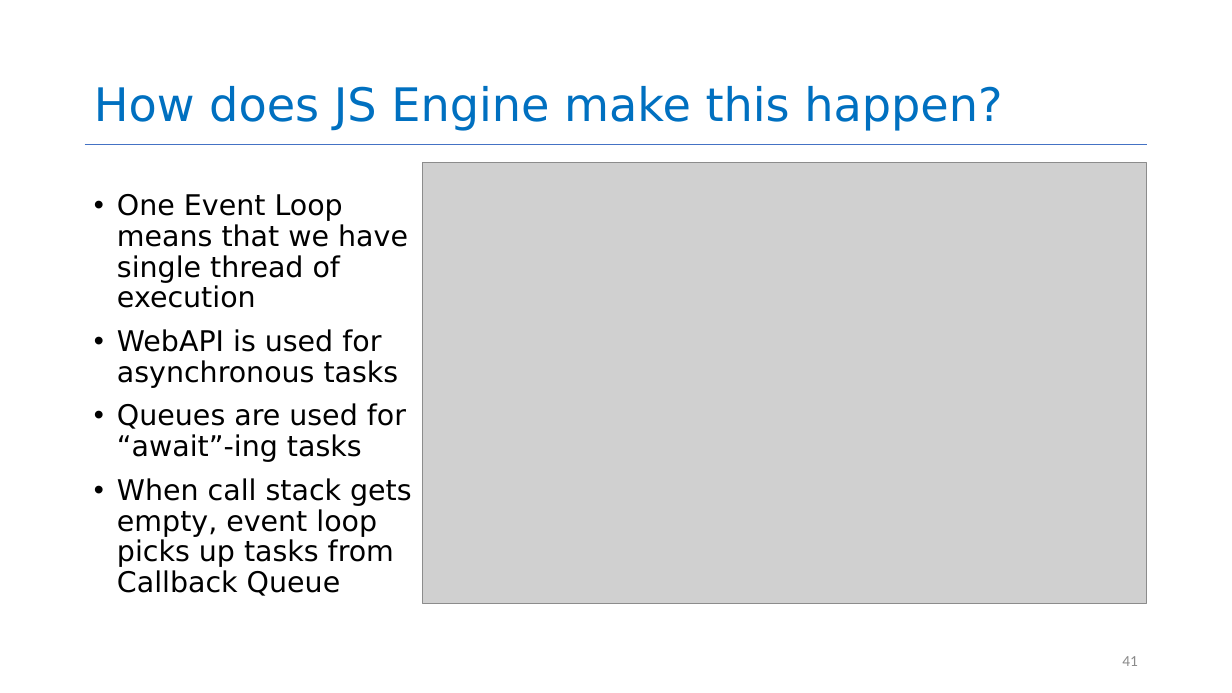
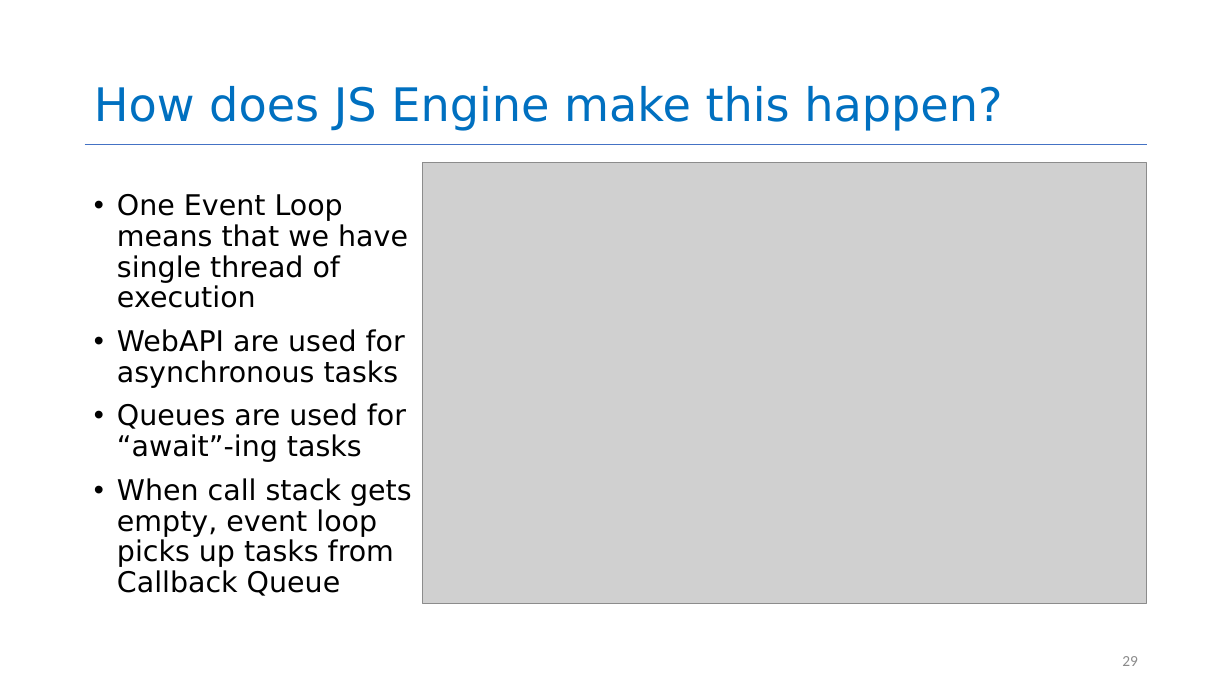
Before and after one commit to neu-se/CS4530-Spring-2026, a slide deck: slide 29 of Slides/Module 09 Concurrency Patterns in Typescript.pptx (slide 41 before the commit). Drawn at 1232x693 pixels with LibreOffice and Linux fonts; fonts in the diff are those of the drawing; grey boxes stand for pictures. Boxes give left, top, right and bottom in pixels: in the first picture for what was removed or moved away, otherwise in the second. Text is boxed around its words. In the diff, an @@ line names an element or a change of style, - is before the commit and + after.

```diff
--- a/Slides/Module 09 Concurrency Patterns in Typescript.pptx
+++ b/Slides/Module 09 Concurrency Patterns in Typescript.pptx
@@ text at box(117, 329, 405, 388): text changed @@
-• WebAPI is used for asynchronous tasks
+• WebAPI are used for asynchronous tasks
@@ page number at box(1122, 656, 1138, 666): text changed @@
-41
+29
```
Also in this commit, not shown: 14 other slides changed, 12 slides added, 25 slides removed, 2 other files.
